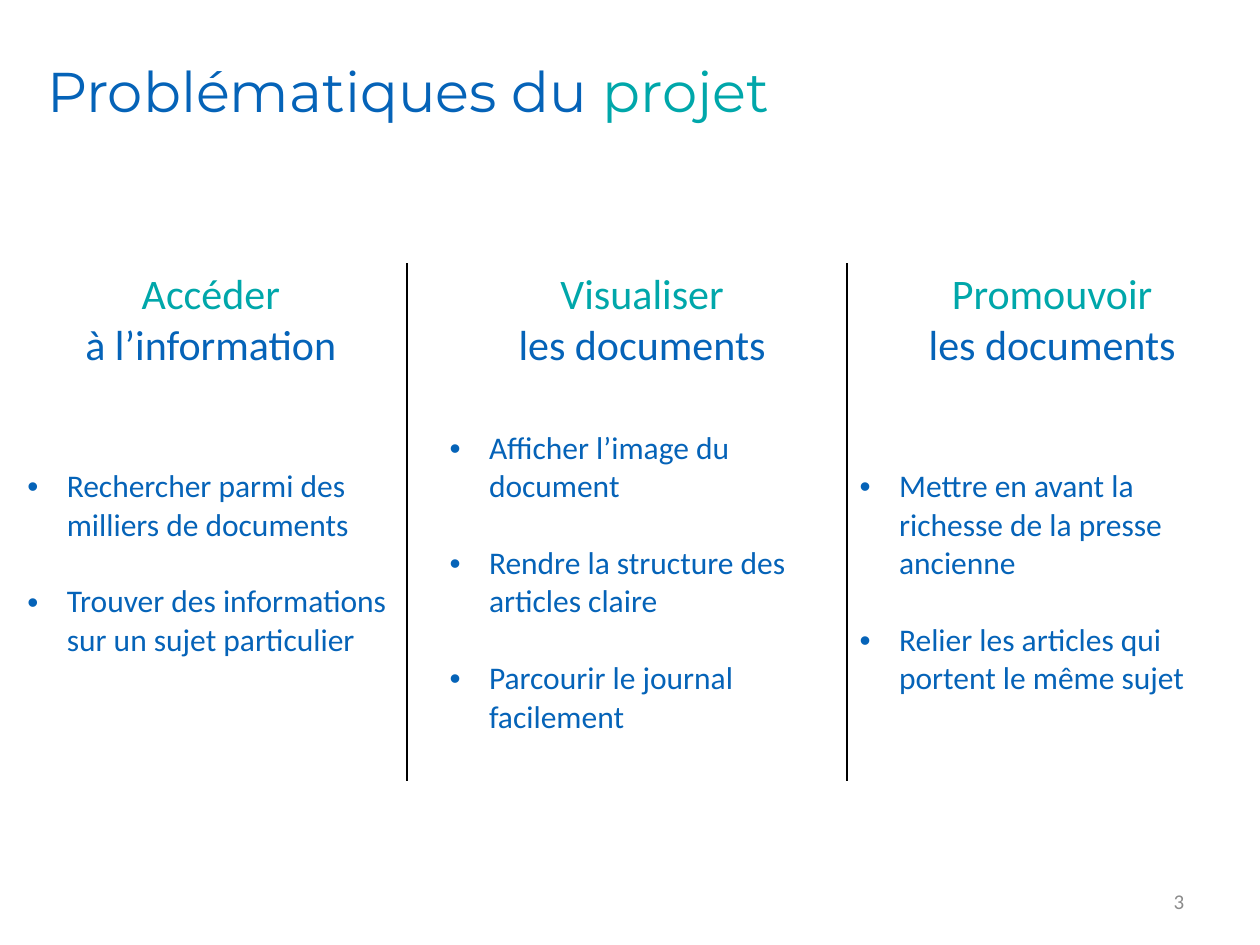
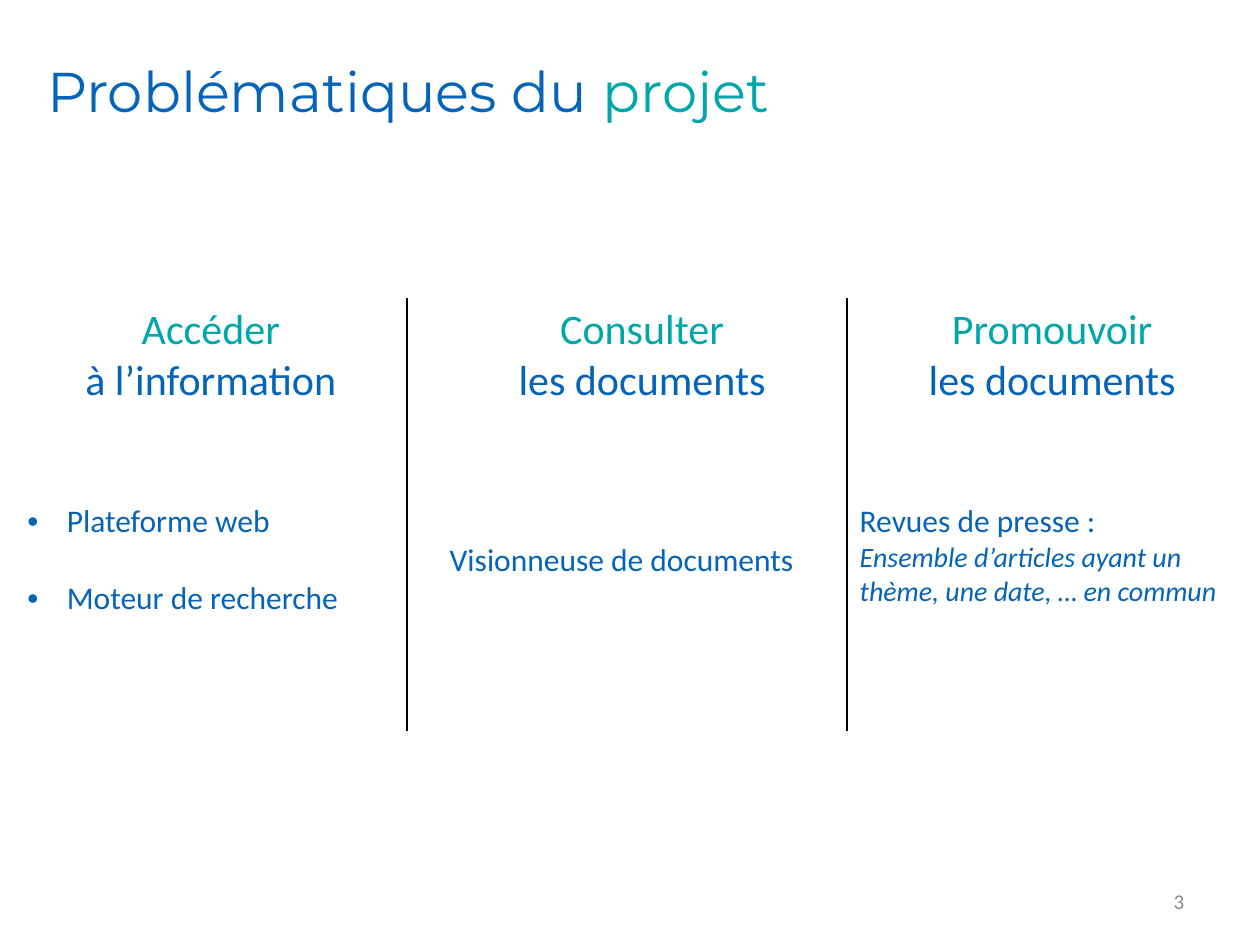
Before and after one commit to Romcol/Gutemberg-rapports, a slide deck: slide 3 of defense/1_project/powerpoint.pptx. Drawn at 1260x945 pixels with LibreOffice and Linux fonts; fonts in the diff are those of the drawing; background and template pictures are left out. Boxes give left, top, right and bottom in pixels: in the first picture for what was removed or moved away, otherwise in the second. Text is boxed around its words. In the diff, an @@ line names an element or a change of style, - is before the commit and + after.

```diff
--- a/defense/1_project/powerpoint.pptx
+++ b/defense/1_project/powerpoint.pptx
@@ table at (x1=15, y1=299, x2=1255, y2=727) @@
-row 1, column 3: Visualiser / les documents
+row 1, column 3: Consulter / les documents
-row 2: Rechercher parmi des milliers de documents / Trouver des informations sur un sujet particulier |  | Afficher l’image du document / Rendre la structure des articles claire / Parcourir le journal facilement | Mettre en avant la richesse de la presse ancienne / Relier les articles qui portent le même sujet
+row 2: Plateforme web / Moteur de recherche |  | Visionneuse de documents | Revues de presse : / Ensemble d’articles ayant un thème, une date, … en commun
@@ table resized from (x1=15, y1=263, x2=1255, y2=776) to (x1=15, y1=299, x2=1255, y2=727) @@
```
Also in this commit, not shown: 7 other slides changed, 1 slide added, 2 slides removed.
